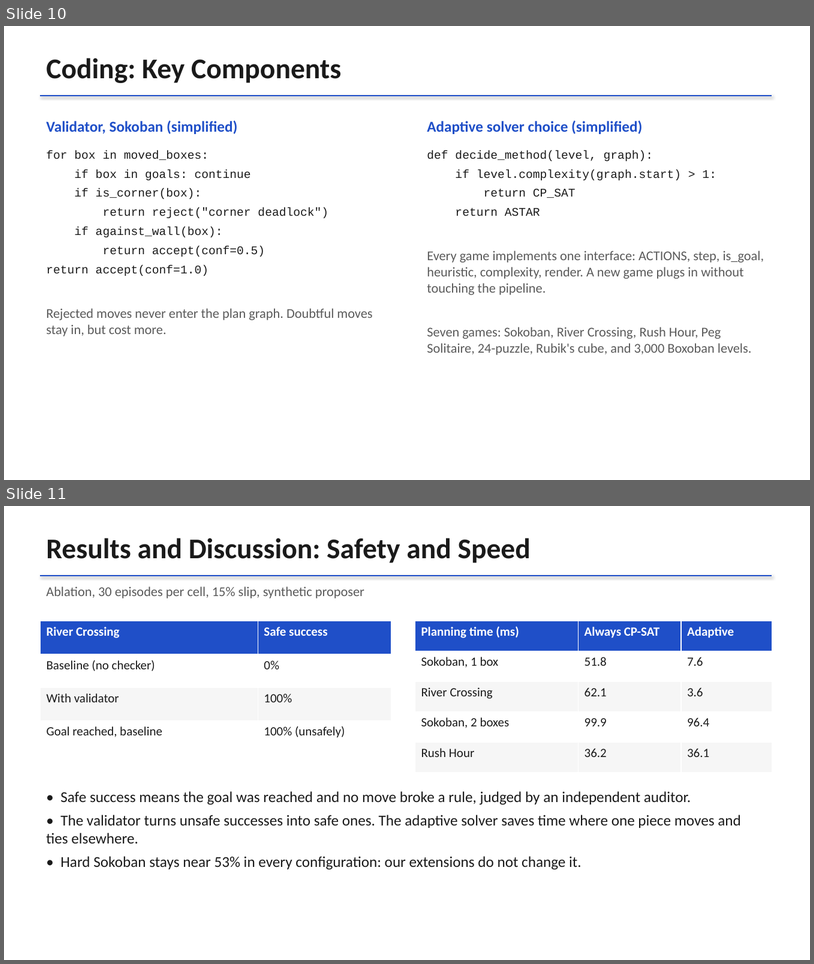
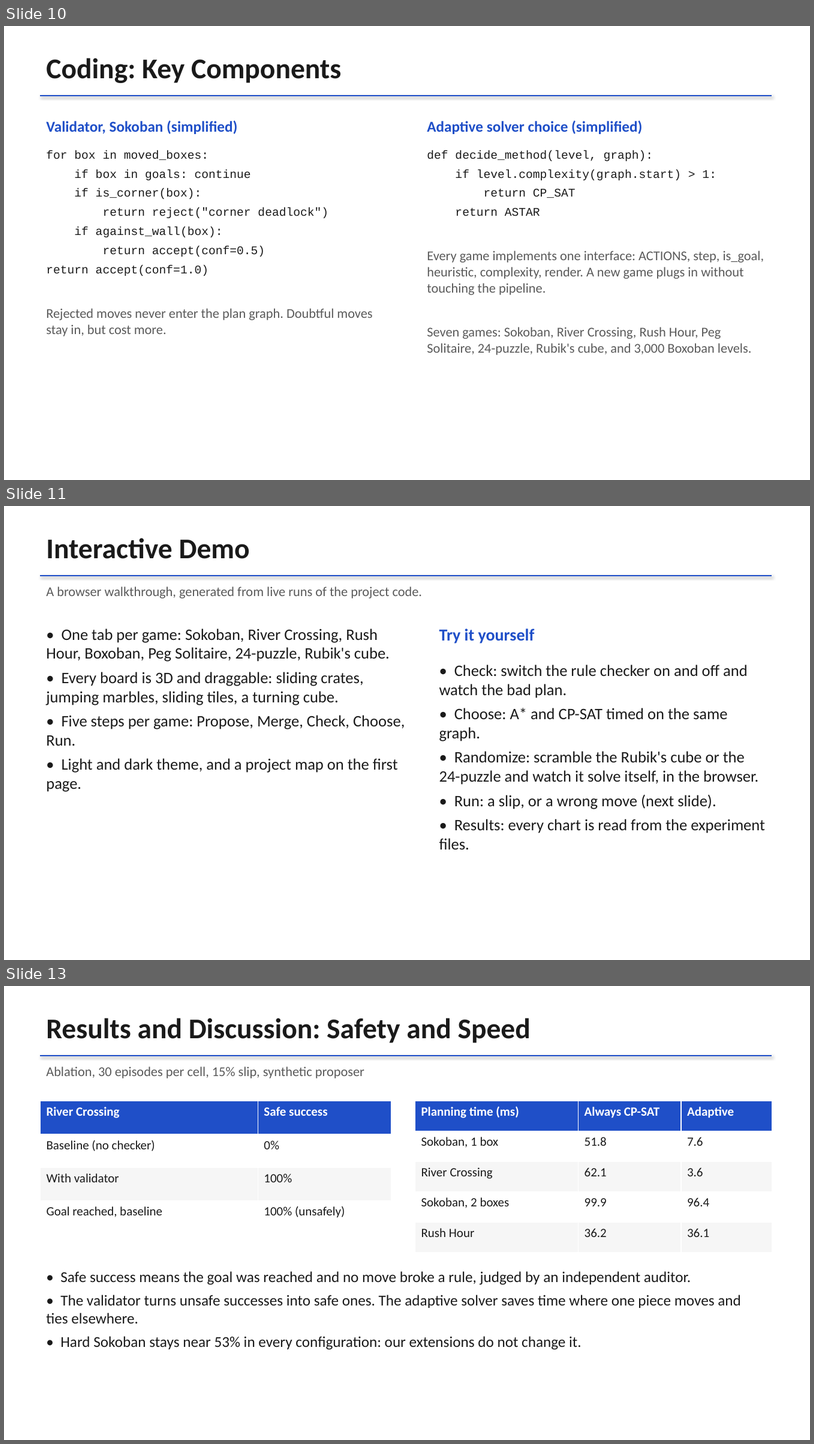
Before and after one commit to Harsh-v69/MachineLearningCP, a slide deck: docs/CP_Project_Review.pptx. Shown one above the other, each under a label of ours: slides 10 and 11 before the commit, slides 10, 11 and 13 after it; the slides between them are not shown. The pictures are 814x964 and 814x1444 pixels, drawn with LibreOffice and Linux fonts; fonts in the diff are those of the drawing. Boxes give left, top, right and bottom in pixels: in the first picture for what was removed or moved away, otherwise in the second. Text is boxed around its words. In the diff, an @@ line names an element or a change of style, - is before the commit and + after.

```diff
--- a/docs/CP_Project_Review.pptx
+++ b/docs/CP_Project_Review.pptx
@@ slide 11 added at bbox=[4, 506, 810, 960], background #FFFFFF @@
@@ text added at bbox=[46, 538, 250, 559], 34 pt, text #1A1A1A, bold @@
+Interactive Demo
@@ line added from (40, 576) to (772, 576), #1F4FC8 2 pt @@
@@ text added at bbox=[46, 586, 422, 598], 16 pt, text #5A5A5A @@
+A browser walkthrough, generated from live runs of the project code.
@@ text added at bbox=[46, 628, 405, 792], 19 pt, text #1A1A1A @@
+• One tab per game: Sokoban, River Crossing, Rush Hour, Boxoban, Peg Solitaire, 24-puzzle, Rubik's cube.
+• Every board is 3D and draggable: sliding crates, jumping marbles, sliding tiles, a turning cube.
+• Five steps per game: Propose, Merge, Check, Choose, Run.
+• Light and dark theme, and a project map on the first page.
@@ text added at bbox=[440, 628, 535, 643], 20 pt, text #1F4FC8, bold @@
+Try it yourself
@@ text added at bbox=[440, 664, 765, 850], 19 pt, text #1A1A1A @@
+• Check: switch the rule checker on and off and watch the bad plan.
+• Choose: A* and CP-SAT timed on the same graph.
+• Randomize: scramble the Rubik's cube or the 24-puzzle and watch it solve itself, in the browser.
+• Run: a slip, or a wrong move (next slide).
+• Results: every chart is read from the experiment files.
@@ what was slide 11 is now slide 13 @@
```
Also in this commit, not shown: 3 slides changed, 1 other slide added, 3 other files.
